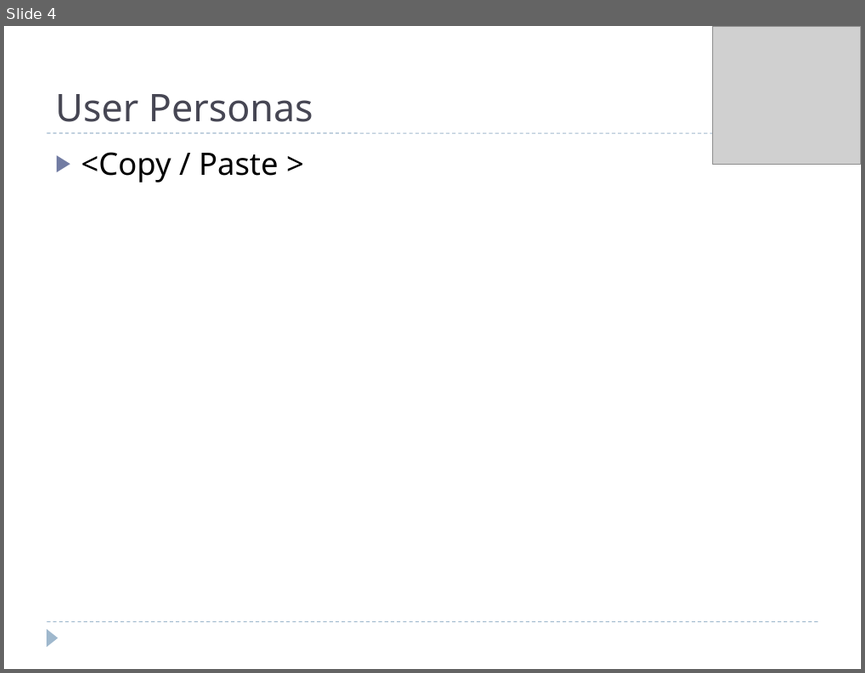
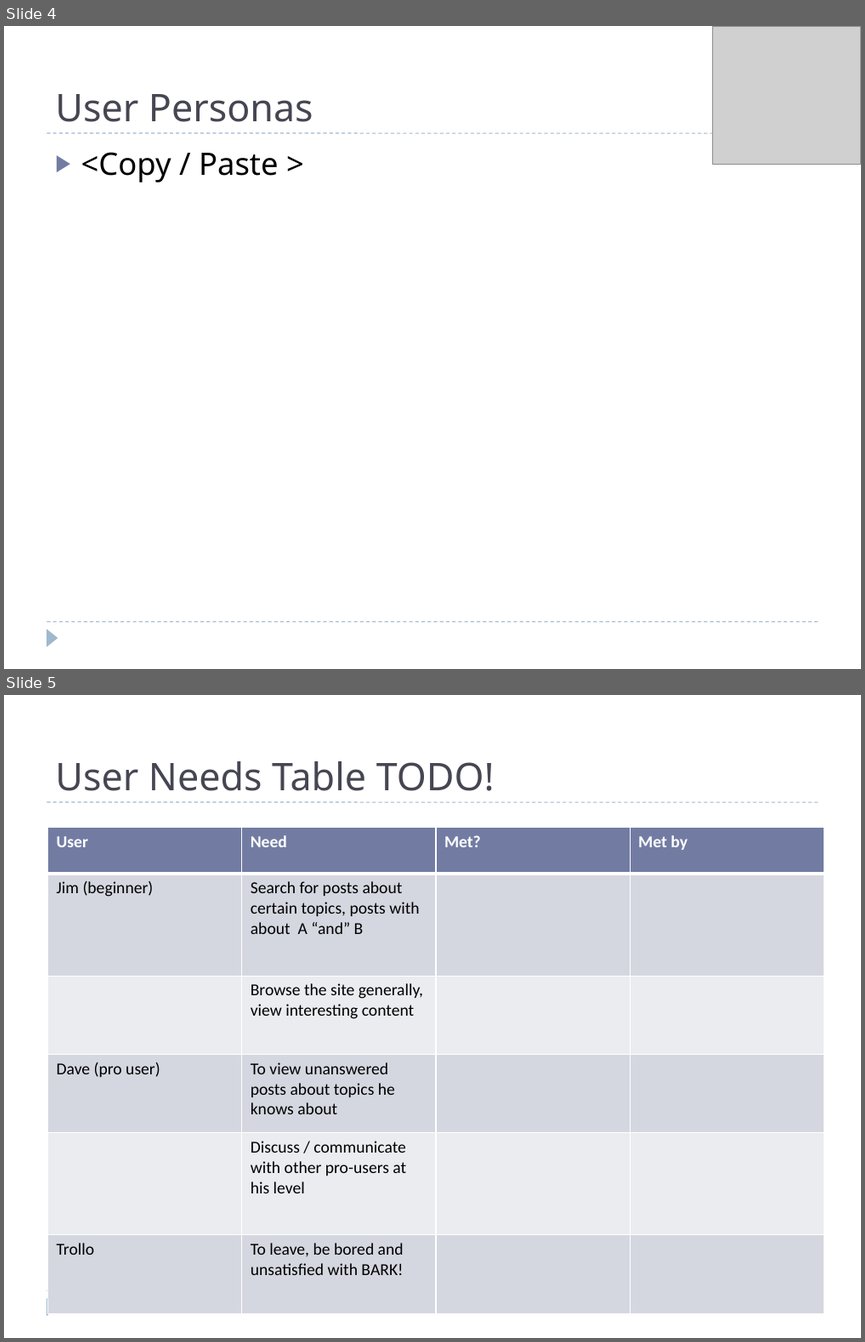
Before and after one commit to projectgoav/studeso, a slide deck: docs/presentation.pptx. Shown one above the other, each under a label of ours: slide 4 before the commit, slides 4 and 5 after it. The pictures are 865x673 and 865x1342 pixels, drawn with LibreOffice and Linux fonts; fonts in the diff are those of the drawing; grey boxes stand for pictures. Boxes give left, top, right and bottom in pixels: in the first picture for what was removed or moved away, otherwise in the second. Text is boxed around its words. In the diff, an @@ line names an element or a change of style, - is before the commit and + after.

Commit message:
PPT CHANGED AS GP

```diff
--- a/docs/presentation.pptx
+++ b/docs/presentation.pptx
@@ slide 5 added at (4,695,861,1338), background #FFFFFF; not listed: 3 template elements that a slide beside it also shows @@
@@ title added at (55,761,494,791), 32 pt, text #464653 @@
+User Needs Table TODO!
@@ table added at (47,828,823,1314), 6 rows, 4 columns @@
+User | Need | Met? | Met by
+Jim (beginner) | Search for posts about certain topics, posts with about A “and” B |  | 
+ | Browse the site generally, view interesting content |  | 
+Dave (pro user) | To view unanswered posts about topics he knows about |  | 
+ | Discuss / communicate with other pro-users at his level |  | 
+Trollo | To leave, be bored and unsatisfied with BARK! |  | 
```
Also in this commit, not shown: 1 other file.
